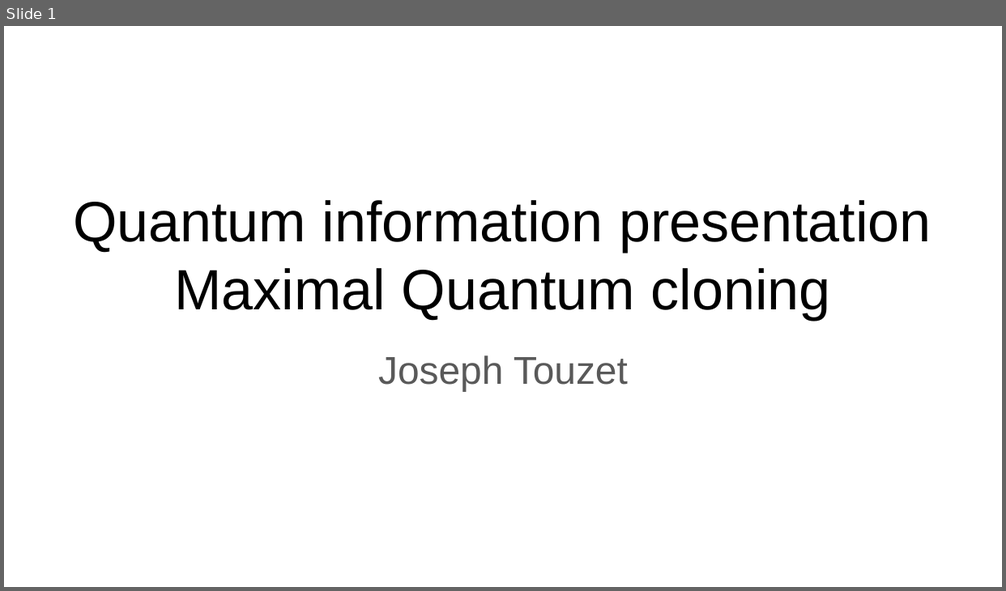
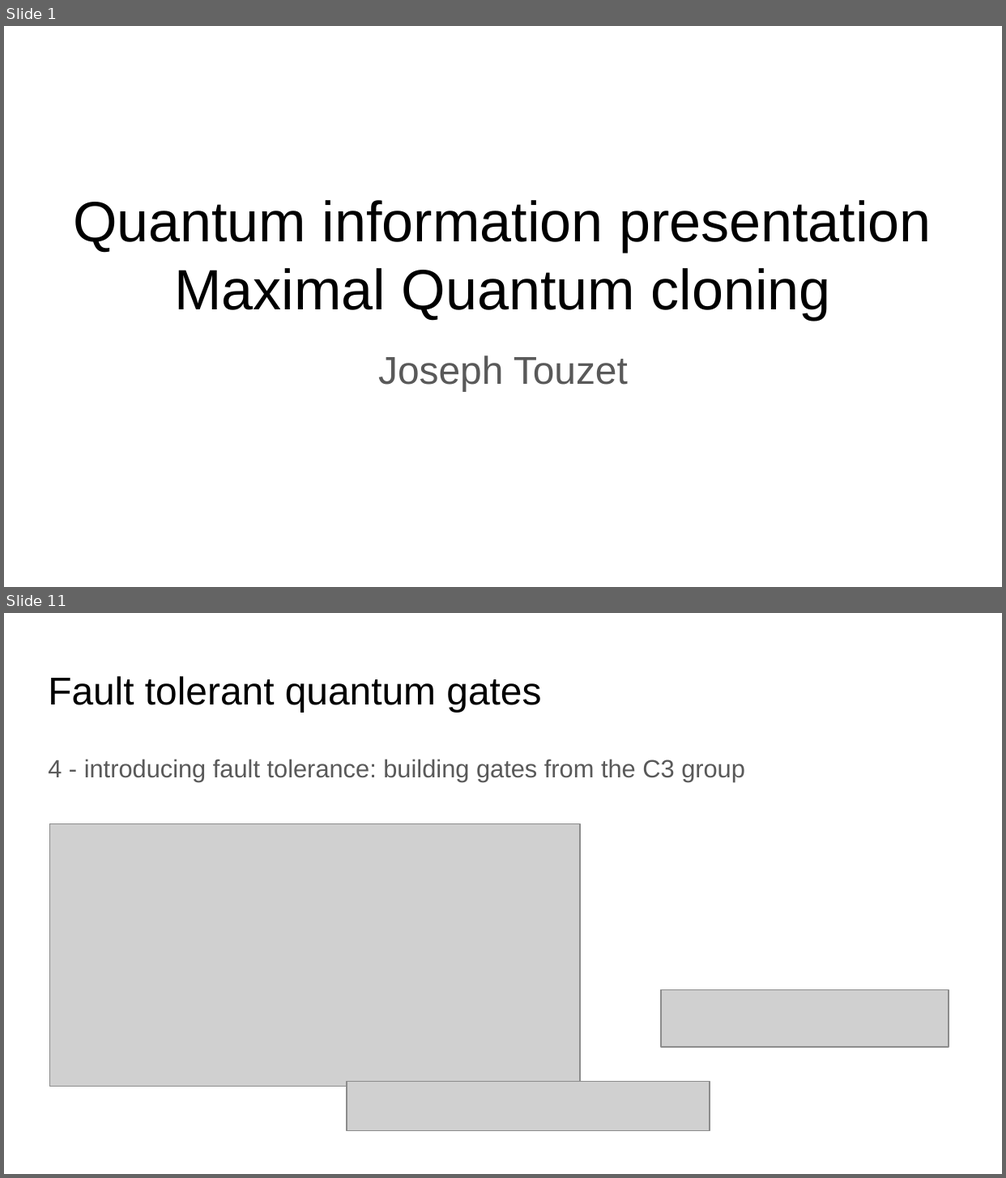
Before and after one commit to jolatechno/cours-ENS, a slide deck: cours/M2/info_quantique/presentation/presentation_quantum_information.odp. Shown one above the other, each under a label of ours: slide 1 before the commit, slides 1 and 11 after it; the slides between them are not shown. The pictures are 1006x591 and 1006x1178 pixels, drawn with LibreOffice and Linux fonts; fonts in the diff are those of the drawing; grey boxes stand for pictures. Boxes give left, top, right and bottom in pixels: in the first picture for what was removed or moved away, otherwise in the second. Text is boxed around its words. In the diff, an @@ line names an element or a change of style, - is before the commit and + after.

```diff
--- a/cours/M2/info_quantique/presentation/presentation_quantum_information.odp
+++ b/cours/M2/info_quantique/presentation/presentation_quantum_information.odp
@@ slide 11 added at (4,613,1002,1174), background #FFFFFF @@
@@ title added at (48,676,541,712), 28 pt, text #000000 @@
+Fault tolerant quantum gates
@@ text added at (48,759,745,782), 18 pt, text #595959 @@
+4 - introducing fault tolerance: building gates from the C3 group
@@ picture added at (50,824,580,1087) @@
@@ picture added at (661,990,948,1047) @@
@@ picture added at (347,1081,710,1131) @@
```
Also in this commit, not shown: 12 other slides added, 2 slides removed, 5 other files.
